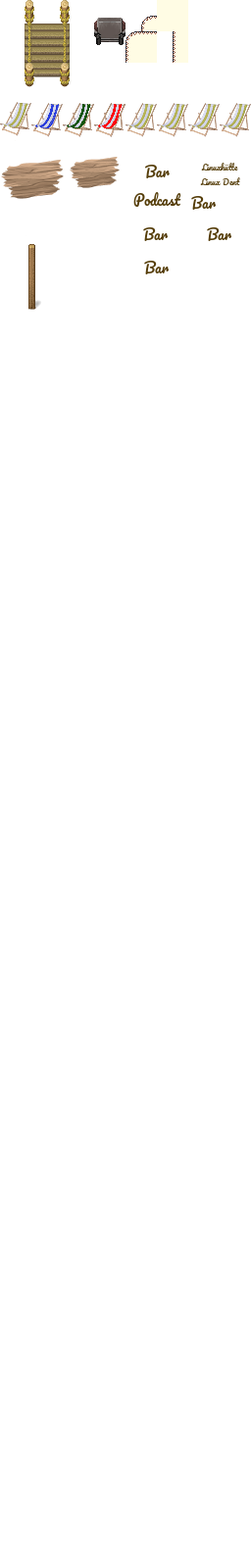
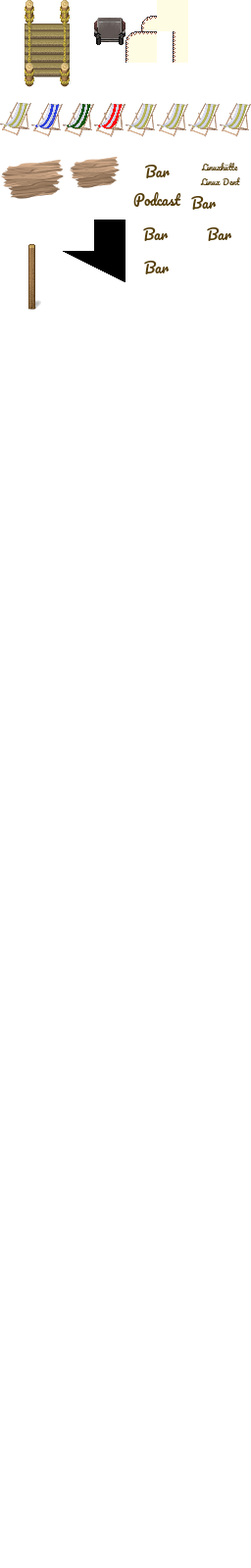
The second 251 x 1568 image is a revision of the first. Changes to its layers:
painted on "Customs_Wip.png" over [62, 219, 126, 283]
